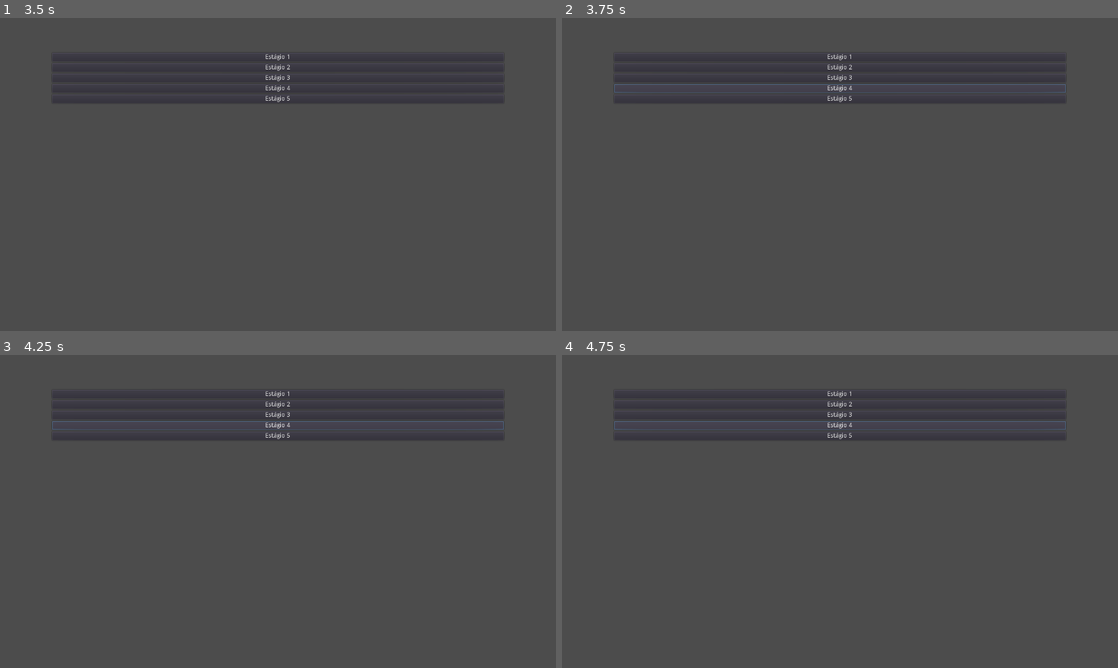
Above: before the commit, frames 1-4 (two rows, left to right).
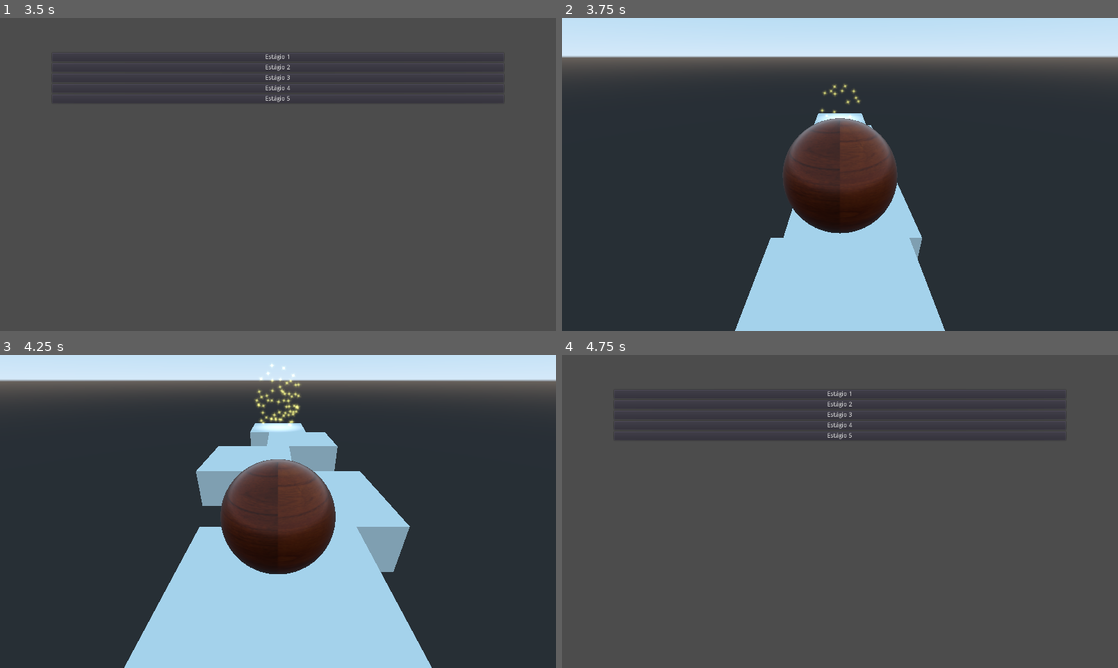
Above: after the commit, the same moments.

Repository: Brawmario/super-poli-ball
Game: Godot game, scene res://Main.tscn
The game is run twice, just before and just after one commit, with the same random seed, the same clock (stepped at 60 frames per second) and the same inputs.
Inputs:
- Up to frame 1 (3.5 s): click "Estágio 2" at 0.5 s; tap Enter at 1.25 s; hold Right (ui_right) 1.28-2 s; tap R at 1.35, 2.85 s; click "Estágio 3" at 2 s; hold Down (ui_down) from 2.78 s (still down)
- Up to frame 2 (3.75 s): release Down (ui_down) at 3.5 s; click "Estágio 4" at 3.5 s
- Up to frame 3 (4.25 s): no input
- Up to frame 4 (4.75 s): hold Right (ui_right) from 4.28 s (still down); tap R at 4.35 s

Frame 1 is identical in both runs. In frame 2, 89% of the frame differs, in the area x 0-100%, y 0-100%; in frame 3, 87%; in frame 4, 0.4%.

Commit message:
Add stage 4

Diff:
--- a/Menu/StageSelector.gd
+++ b/Menu/StageSelector.gd
@@ -21,7 +21,8 @@
 
 
 func _on_ButStage4_pressed():
-	pass # Replace with function body.
+	var level_scene = preload("res://Stages/Stage4/Stage4.tscn")
+	emit_signal("level_selected", level_scene)
 
 
 func _on_ButStage5_pressed():
--- a/Stages/Stage2/Stage2.tscn
+++ b/Stages/Stage2/Stage2.tscn
@@ -2,7 +2,7 @@
 
 [ext_resource path="res://Stages/StageTemplate.tscn" type="PackedScene" id=1]
 
-[node name="StageTemplate" index="0" instance=ExtResource( 1 )]
+[node name="StageTemplate" instance=ExtResource( 1 )]
 next_level_file = "res://Stages/Stage3/Stage3.tscn"
 
 [node name="Start" parent="." index="0"]
--- a/Stages/Stage3/Stage3.tscn
+++ b/Stages/Stage3/Stage3.tscn
@@ -2,8 +2,8 @@
 
 [ext_resource path="res://Stages/StageTemplate.tscn" type="PackedScene" id=1]
 
-[node name="Stage3" instance=ExtResource( 1 )]
-next_level_file = "res://Stages/Stage5/Stage5.tscn"
+[node name="Stage3" index="0" instance=ExtResource( 1 )]
+next_level_file = "res://Stages/Stage4/Stage4.tscn"
 
 [node name="Start" parent="." index="0"]
 transform = Transform( -1, 0, -8.74228e-008, 0, 1, 0, 8.74228e-008, 0, -1, 15, 5, -15 )
--- /dev/null
+++ b/Stages/Stage4/Stage4.tscn
@@ -0,0 +1,136 @@
+[gd_scene load_steps=9 format=2]
+
+[ext_resource path="res://Stages/StageTemplate.tscn" type="PackedScene" id=1]
+
+[sub_resource type="CubeMesh" id=1]
+size = Vector3( 5, 2, 5 )
+
+[sub_resource type="ConvexPolygonShape" id=6]
+points = PoolVector3Array( -2.5, 1, 2.5, 2.5, 1, -2.5, 2.5, 1, 2.5, -2.5, 1, -2.5, -2.5, -1, 2.5, 2.5, -1, -2.5, 2.5, -1, 2.5, -2.5, -1, -2.5, 2.5, 1, 2.5, -2.5, 1, -2.5, 2.5, 1, -2.5, -2.5, 1, 2.5, 2.5, -1, 2.5, -2.5, -1, -2.5, 2.5, -1, -2.5, -2.5, -1, 2.5, 2.5, 1, 2.5, -2.5, -1, 2.5, -2.5, 1, 2.5, 2.5, -1, 2.5, 2.5, 1, -2.5, -2.5, -1, -2.5, -2.5, 1, -2.5, 2.5, -1, -2.5 )
+
+[sub_resource type="CubeMesh" id=3]
+size = Vector3( 5, 2, 5 )
+
+[sub_resource type="ConvexPolygonShape" id=4]
+points = PoolVector3Array( -2.5, 1, 2.5, 2.5, 1, -2.5, 2.5, 1, 2.5, -2.5, 1, -2.5, -2.5, -1, 2.5, 2.5, -1, -2.5, 2.5, -1, 2.5, -2.5, -1, -2.5, 2.5, 1, 2.5, -2.5, 1, -2.5, 2.5, 1, -2.5, -2.5, 1, 2.5, 2.5, -1, 2.5, -2.5, -1, -2.5, 2.5, -1, -2.5, -2.5, -1, 2.5, 2.5, 1, 2.5, -2.5, -1, 2.5, -2.5, 1, 2.5, 2.5, -1, 2.5, 2.5, 1, -2.5, -2.5, -1, -2.5, -2.5, 1, -2.5, 2.5, -1, -2.5 )
+
+[sub_resource type="Animation" id=5]
+resource_name = "translation"
+length = 8.0
+loop = true
+tracks/0/type = "value"
+tracks/0/path = NodePath(".:translation")
+tracks/0/interp = 1
+tracks/0/loop_wrap = true
+tracks/0/imported = false
+tracks/0/enabled = true
+tracks/0/keys = {
+"times": PoolRealArray( 0, 2, 4, 6, 8 ),
+"transitions": PoolRealArray( 1, 1, 1, 1, 1 ),
+"update": 0,
+"values": [ Vector3( 0, 0, -5 ), Vector3( 5, 0, -5 ), Vector3( 0, 0, -5 ), Vector3( -5, 0, -5 ), Vector3( 0, 0, -5 ) ]
+}
+
+[sub_resource type="Animation" id=7]
+resource_name = "translation"
+length = 8.0
+loop = true
+tracks/0/type = "value"
+tracks/0/path = NodePath(".:translation")
+tracks/0/interp = 1
+tracks/0/loop_wrap = true
+tracks/0/imported = false
+tracks/0/enabled = true
+tracks/0/keys = {
+"times": PoolRealArray( 0, 2, 4, 6, 8 ),
+"transitions": PoolRealArray( 1, 1, 1, 1, 1 ),
+"update": 0,
+"values": [ Vector3( 0, 0, -10 ), Vector3( -5, 0, -10 ), Vector3( 0, 0, -10 ), Vector3( 5, 0, -10 ), Vector3( 0, 0, -10 ) ]
+}
+
+[sub_resource type="Animation" id=8]
+resource_name = "translation"
+length = 8.0
+loop = true
+tracks/0/type = "value"
+tracks/0/path = NodePath(".:translation")
+tracks/0/interp = 1
+tracks/0/loop_wrap = true
+tracks/0/imported = false
+tracks/0/enabled = true
+tracks/0/keys = {
+"times": PoolRealArray( 0, 2, 4, 6, 8 ),
+"transitions": PoolRealArray( 1, 1, 1, 1, 1 ),
+"update": 0,
+"values": [ Vector3( 0, 0, -15 ), Vector3( 5, 0, -15 ), Vector3( 0, 0, -15 ), Vector3( -5, 0, -15 ), Vector3( 0, 0, -15 ) ]
+}
+
+[node name="StageTemplate" index="0" instance=ExtResource( 1 )]
+next_level_file = "res://Stages/Stage5/Stage5.tscn"
+
+[node name="Start" parent="." index="0"]
+transform = Transform( 1, 0, 0, 0, 1, 0, 0, 0, 1, 0, 5, 0 )
+
+[node name="Goal" parent="." index="1"]
+transform = Transform( 1, 0, 0, 0, 1, 0, 0, 0, 1, 0, 2.21939, -20 )
+
+[node name="Base" type="MeshInstance" parent="." index="2"]
+mesh = SubResource( 1 )
+material/0 = null
+
+[node name="StaticBody" type="StaticBody" parent="Base" index="0"]
+
+[node name="CollisionShape" type="CollisionShape" parent="Base/StaticBody" index="0"]
+shape = SubResource( 6 )
+
+[node name="End" type="MeshInstance" parent="." index="3"]
+transform = Transform( 1, 0, 0, 0, 1, 0, 0, 0, 1, 0, 0, -20 )
+mesh = SubResource( 1 )
+material/0 = null
+
+[node name="StaticBody" type="StaticBody" parent="End" index="0"]
+
+[node name="CollisionShape" type="CollisionShape" parent="End/StaticBody" index="0"]
+shape = SubResource( 6 )
+
+[node name="Platform1" type="MeshInstance" parent="." index="4"]
+transform = Transform( 1, 0, 0, 0, 1, 0, 0, 0, 1, 0, 0, -5 )
+mesh = SubResource( 3 )
+material/0 = null
+
+[node name="StaticBody" type="StaticBody" parent="Platform1" index="0"]
+
+[node name="CollisionShape" type="CollisionShape" parent="Platform1/StaticBody" index="0"]
+shape = SubResource( 4 )
+
+[node name="AnimationPlayer" type="AnimationPlayer" parent="Platform1" index="1"]
+autoplay = "translation"
+anims/translation = SubResource( 5 )
+
+[node name="Platform2" type="MeshInstance" parent="." index="5"]
+transform = Transform( 1, 0, 0, 0, 1, 0, 0, 0, 1, 0, 0, -10 )
+mesh = SubResource( 3 )
+material/0 = null
+
+[node name="StaticBody" type="StaticBody" parent="Platform2" index="0"]
+
+[node name="CollisionShape" type="CollisionShape" parent="Platform2/StaticBody" index="0"]
+shape = SubResource( 4 )
+
+[node name="AnimationPlayer" type="AnimationPlayer" parent="Platform2" index="1"]
+autoplay = "translation"
+anims/translation = SubResource( 7 )
+
+[node name="Platform3" type="MeshInstance" parent="." index="6"]
+transform = Transform( 1, 0, 0, 0, 1, 0, 0, 0, 1, 0, 0, -15 )
+mesh = SubResource( 3 )
+material/0 = null
+
+[node name="StaticBody" type="StaticBody" parent="Platform3" index="0"]
+
+[node name="CollisionShape" type="CollisionShape" parent="Platform3/StaticBody" index="0"]
+shape = SubResource( 4 )
+
+[node name="AnimationPlayer" type="AnimationPlayer" parent="Platform3" index="1"]
+autoplay = "translation"
+anims/translation = SubResource( 8 )
Not shown: 4 places in Stages/Stage5/Stage5.tscn that only renumber resources
